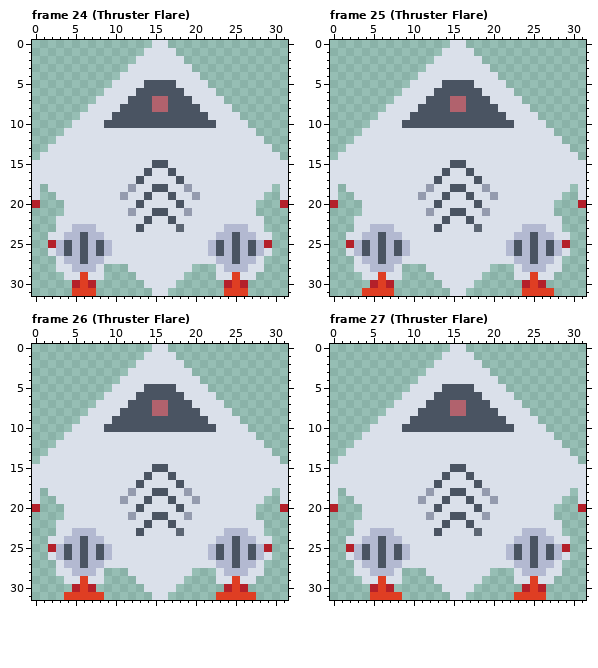
Pixel-art file, stored at Sprites/Source Files/AI Pirate.aseprite. The picture above is the old version.
32x32 pixels, 35 frames. Shown: frame 24 (Thruster Flare), frame 25 (Thruster Flare), frame 26 (Thruster Flare), frame 27 (Thruster Flare). The commit also changed other frames, which this record leaves out.
The result:
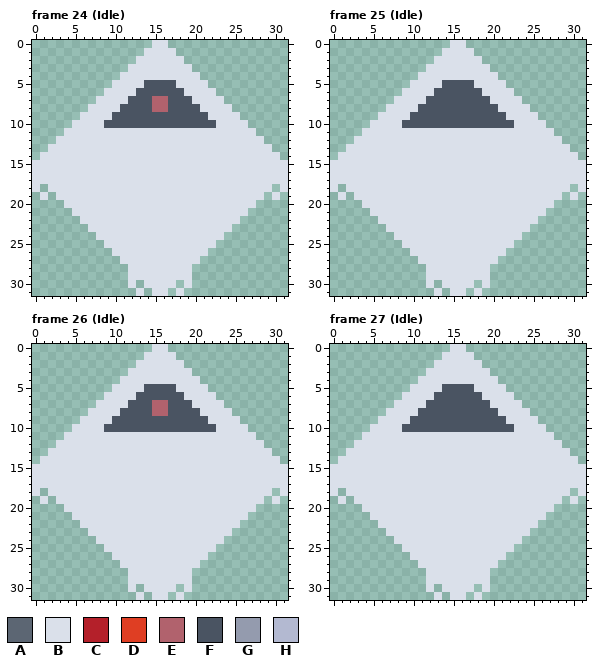
Palette (. is transparent): A #5c6673  B #dae0ea  C #b4202a  D #df3e23  E #b1626d  F #4a5462  G #949bae  H #b3b9d1
Changes in this commit:
Changed rows in their new state; - is an unchanged pixel.
Frame 24 (Idle), layers "Layer 1", "Thrusters":
first column x 0:
15 ---------------BB---------------
16 --------------B--B--------------
17 -------------B----B-------------
18 ------------B--BB--B------------
19 .B---------B--B--B--B---------B.
20 .------------B----B------------.
21 ----.-------B--BB--B-------.----
22 ---...--------B--B--------...---
23 ---....B-----B----B-----B....---
24 --......B--------------B......--
25 --.......B------------B.......--
26 --........------------........--
27 ---........----------........---
28 ---......--------------......---
29 ----.....---B------B---.....----
30 -----...----B------B----...-----
31 -----...-----B----B-----...-----
Frame 25 (Idle), layers "Eye", "Layer 1", "Thrusters":
first column x 15:
 7 FF
 8 FF
first column x 0:
15 ---------------BB---------------
16 --------------B--B--------------
17 -------------B----B-------------
18 ------------B--BB--B------------
19 .B---------B--B--B--B---------B.
20 .------------B----B------------.
21 ----.-------B--BB--B-------.----
22 ---...--------B--B--------...---
23 ---....B-----B----B-----B....---
24 --......B--------------B......--
25 --.......B------------B.......--
26 --........------------........--
27 ---........----------........---
28 ---......--------------......---
29 ----.....---B------B---.....----
30 -----...----B------B----...-----
31 ----....-----B----B-----....----
Frame 26 (Idle), layers "Layer 1", "Thrusters":
first column x 0:
15 ---------------BB---------------
16 --------------B--B--------------
17 -------------B----B-------------
18 ------------B--BB--B------------
19 .B---------B--B--B--B---------B.
20 .------------B----B------------.
21 ----.-------B--BB--B-------.----
22 ---...--------B--B--------...---
23 ---....B-----B----B-----B....---
24 --......B--------------B......--
25 --.......B------------B.......--
26 --........------------........--
27 ---........----------........---
28 ---......--------------......---
29 ----.....---B------B---.....----
30 -----...----B------B----...-----
31 ----.....----B----B----.....----
Frame 27 (Idle), layers "Eye", "Layer 1", "Thrusters":
first column x 15:
 7 FF
 8 FF
first column x 0:
15 ---------------BB---------------
16 --------------B--B--------------
17 -------------B----B-------------
18 ------------B--BB--B------------
19 .B---------B--B--B--B---------B.
20 .------------B----B------------.
21 ----.-------B--BB--B-------.----
22 ---...--------B--B--------...---
23 ---....B-----B----B-----B....---
24 --......B--------------B......--
25 --.......B------------B.......--
26 --........------------........--
27 ---........----------........---
28 ---......--------------......---
29 ----.....---B------B---.....----
30 -----...----B------B----...-----
31 -----....----B----B----....-----
